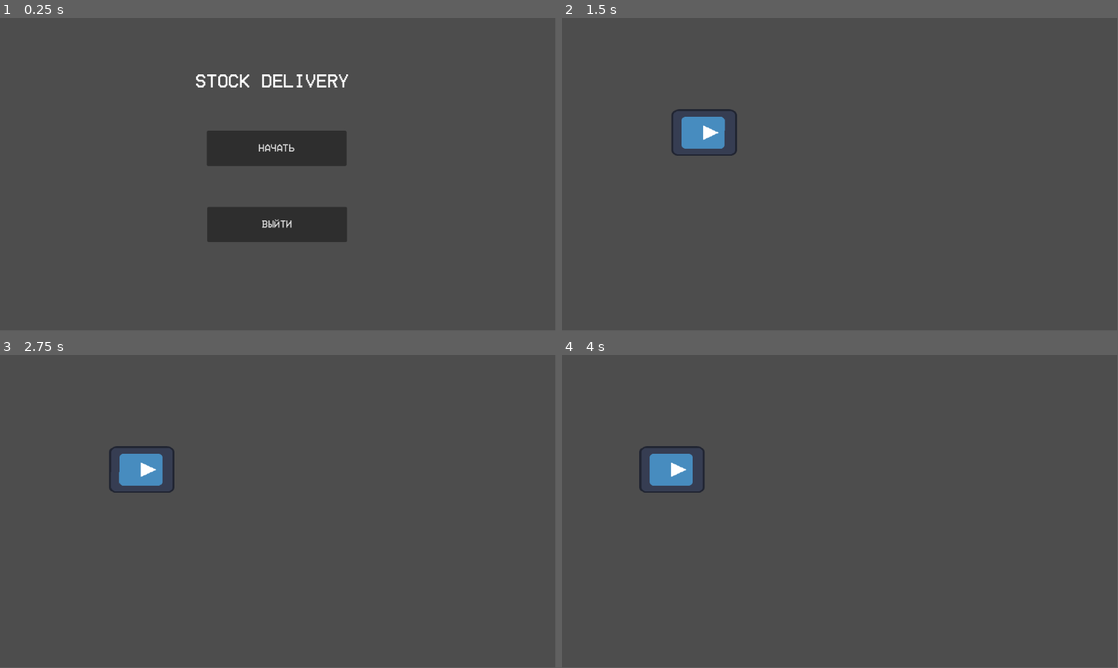
Above: before the commit, frames 1-4 (two rows, left to right).
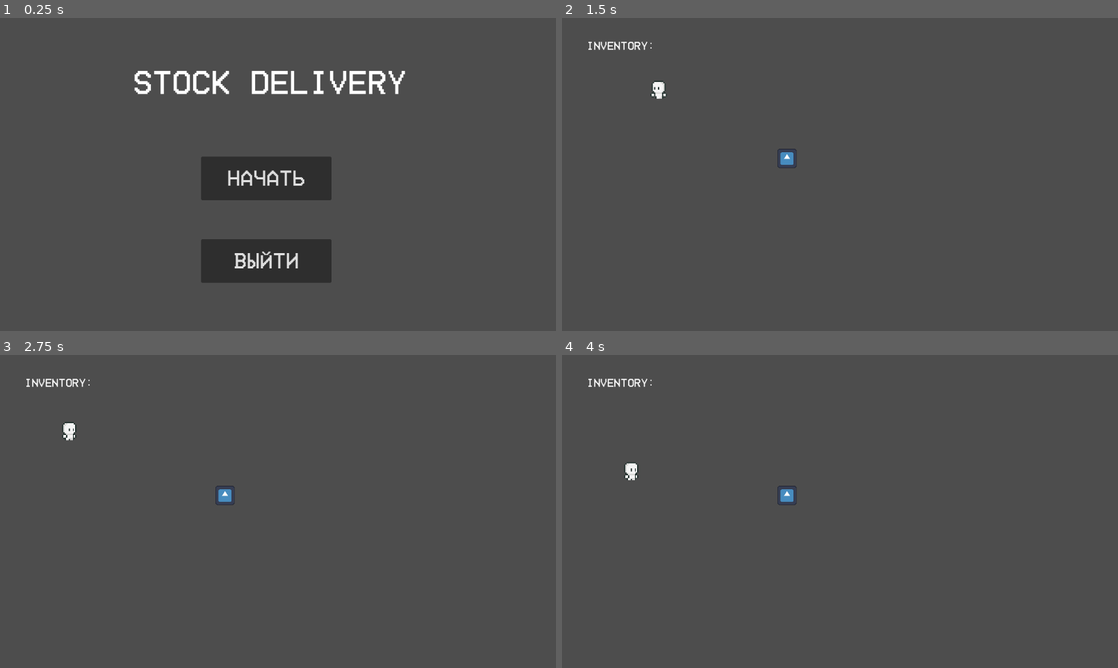
Above: after the commit, the same moments.

Repository: forniiq/stock-delivery
Game: Godot game, scene res://Scene/main_menu.tscn
Two runs of this game, one before a commit and one after it. Both use one fixed random seed, a clock stepped at 60 frames per second and the inputs below. The engine's default icon, where the game draws it, is replaced by a stand-in: a white triangle on a blue panel in a dark square.
Inputs:
- Up to frame 1 (0.25 s): no input
- Up to frame 2 (1.5 s): click "Начать" at 0.5 s; tap Enter at 1.25 s; hold A (A) from 1.28 s (still down)
- Up to frame 3 (2.75 s): tap D (D) at 1.55, 2.1 s; release A (A) at 2.03 s; tap S (S) at 2.3 s
- Up to frame 4 (4 s): tap Space at 2.75 s; hold S (S) 2.78-3.53 s; tap W (W) at 3.05, 3.6 s; tap Shift (shift) at 3.8 s
In our replay, the window is 799x449 before the commit and 800x450 after it. These sizes can differ from the game's own. Grey fills any space a smaller window leaves; there, only what the larger window draws over its background counts as a difference.

The runs differ from the first frame. In frame 1, 12% of the frame differs, in the area x 24-73%, y 16-85%; in frame 2, 1.4%; in frame 3, 1.4%; in frame 4, 1.4%.

Commit message:
Инвентарь

Diff:
--- a/Player/player_1/Player_1.gd
+++ b/Player/player_1/Player_1.gd
@@ -4,7 +4,12 @@
 @export var run_speed = 250
 @onready var anim = "idle_r"
 @onready var animate = $AnimatedSprite2D
+@export var inventory = ""
+@export var inventory_size = 1
 
+func _ready():
+	pass
+#Действия
 func get_input():
 	velocity = Vector2()
 	var input_direction = Input.get_vector("A","D","W","S")
@@ -14,18 +19,19 @@
 	else:
 		velocity = input_direction * speed
 
+#Анимации
 func animation():
 	if Input.is_action_pressed("shift"):
 		if velocity.length() == run_speed and Input.is_action_pressed("A"):
-				anim = "walk_l"
+				anim = "run_l"
 		if velocity.length() == run_speed and Input.is_action_pressed("D"):
-				anim = "walk_r"
+				anim = "run_r"
 		if velocity.length() == run_speed:
 			if Input.is_action_pressed("S") or Input.is_action_pressed("W"):
 				if anim == "walk_r" or anim == "idle_r" or anim == "run_r":
-						anim = "walk_r"
-				if anim == "walk_l" or anim == "idle_l":
-						anim = "walk_l"
+						anim = "run_r"
+				if anim == "walk_l" or anim == "idle_l" or anim == "run_l":
+						anim = "run_l"
 	else:
 		if velocity.length() == speed and Input.is_action_pressed("A"):
 				anim = "walk_l"
@@ -57,9 +63,14 @@
 	if anim == "run_l":
 		animate.play("run_l")
 
-	print(anim)
-
+#Физические процессы
 func _physics_process(_delta):
 	get_input()
 	move_and_slide()
 	animation()
+
+signal interact
+
+func _process(delta):
+	if Input.is_action_just_pressed("E"):
+		emit_signal("interact")
--- a/Player/player_1/Player_1.tscn
+++ b/Player/player_1/Player_1.tscn
@@ -321,28 +321,13 @@
 "speed": 5.0
 }]
 
-[sub_resource type="RectangleShape2D" id="RectangleShape2D_p143s"]
-size = Vector2(13, 14)
-
 [node name="Player_1" type="CharacterBody2D"]
 script = ExtResource("1_mmvxh")
-speed = null
-run_speed = null
 
 [node name="CollisionShape2D" type="CollisionShape2D" parent="."]
-visible = false
 position = Vector2(0.5, 0)
 shape = SubResource("RectangleShape2D_41rhv")
 
 [node name="AnimatedSprite2D" type="AnimatedSprite2D" parent="."]
 sprite_frames = SubResource("SpriteFrames_uvviq")
 animation = &"run_l"
-
-[node name="InteractionAreaPlayer" type="Area2D" parent="."]
-
-[node name="CollisionShape2D" type="CollisionShape2D" parent="InteractionAreaPlayer"]
-position = Vector2(0.5, 0)
-shape = SubResource("RectangleShape2D_p143s")
-
-[connection signal="body_entered" from="InteractionAreaPlayer" to="." method="on_vehicle_area_entered"]
-[connection signal="body_exited" from="InteractionAreaPlayer" to="." method="on_vehicle_area_exited"]
--- a/Player/vehicle/vehicle.tscn
+++ b/Player/vehicle/vehicle.tscn
@@ -25,7 +25,6 @@
 [node name="InteractionArea" type="Area2D" parent="."]
 
 [node name="CollisionShape2D" type="CollisionShape2D" parent="InteractionArea"]
-position = Vector2(0, 1)
 shape = SubResource("RectangleShape2D_jn6dl")
 
 [connection signal="body_entered" from="InteractionArea" to="." method="_on_interaction_area_body_entered"]
--- /dev/null
+++ b/Scene/Label.gd
@@ -0,0 +1,4 @@
+extends Label
+
+func _process(delta):
+	text = "Inventory: " + str($"../Player_1".inventory)
--- a/Scene/main_menu.tscn
+++ b/Scene/main_menu.tscn
@@ -4,33 +4,34 @@
 [ext_resource type="FontFile" uid="uid://bm7e7aaxlijxw" path="res://HomeVideo-Regular.otf" id="2_eroi1"]
 
 [node name="Main_menu" type="Node2D"]
+position = Vector2(-59, -17)
 script = ExtResource("1_ok1js")
 
 [node name="Game_name" type="Label" parent="."]
-offset_left = 405.0
-offset_top = 113.0
-offset_right = 748.0
-offset_bottom = 195.0
+offset_left = 365.0
+offset_top = 132.0
+offset_right = 995.0
+offset_bottom = 200.0
 theme_override_fonts/font = ExtResource("2_eroi1")
-theme_override_font_sizes/font_size = 38
+theme_override_font_sizes/font_size = 75
 text = "Stock delivery"
 
 [node name="Start" type="Button" parent="."]
-offset_left = 429.0
-offset_top = 234.0
-offset_right = 719.0
-offset_bottom = 307.0
+offset_left = 522.0
+offset_top = 336.0
+offset_right = 822.0
+offset_bottom = 436.0
 theme_override_fonts/font = ExtResource("2_eroi1")
-theme_override_font_sizes/font_size = 21
+theme_override_font_sizes/font_size = 50
 text = "Начать"
 
 [node name="Exit" type="Button" parent="."]
-offset_left = 430.0
-offset_top = 392.0
-offset_right = 720.0
-offset_bottom = 465.0
+offset_left = 522.0
+offset_top = 526.0
+offset_right = 822.0
+offset_bottom = 626.0
 theme_override_fonts/font = ExtResource("2_eroi1")
-theme_override_font_sizes/font_size = 21
+theme_override_font_sizes/font_size = 50
 text = "Выйти"
 
 [connection signal="pressed" from="Start" to="." method="_on_start_pressed"]
--- a/Scene/world.tscn
+++ b/Scene/world.tscn
@@ -1,8 +1,25 @@
-[gd_scene load_steps=2 format=3 uid="uid://cuuxld8lqi268"]
+[gd_scene load_steps=5 format=3 uid="uid://cuuxld8lqi268"]
 
-[ext_resource type="PackedScene" uid="uid://n5n27ens0s3i" path="res://Player/vehicle/vehicle.tscn" id="1_64ynu"]
+[ext_resource type="PackedScene" uid="uid://biftqseycapea" path="res://Player/player_1/Player_1.tscn" id="1_tk5dl"]
+[ext_resource type="PackedScene" uid="uid://blx5ibyd34ivk" path="res://assets/box/box.tscn" id="2_6m0j1"]
+[ext_resource type="FontFile" uid="uid://bm7e7aaxlijxw" path="res://HomeVideo-Regular.otf" id="3_6iwdf"]
+[ext_resource type="Script" path="res://Scene/Label.gd" id="4_q73tb"]
 
 [node name="World" type="Node2D"]
 
-[node name="CharacterBody2D" parent="." instance=ExtResource("1_64ynu")]
-position = Vector2(295, 238)
+[node name="Label" type="Label" parent="."]
+offset_left = 57.0
+offset_top = 52.0
+offset_right = 211.0
+offset_bottom = 79.0
+theme_override_fonts/font = ExtResource("3_6iwdf")
+theme_override_font_sizes/font_size = 26
+text = "Inventory"
+script = ExtResource("4_q73tb")
+
+[node name="box" parent="." instance=ExtResource("2_6m0j1")]
+position = Vector2(518, 323)
+
+[node name="Player_1" parent="." instance=ExtResource("1_tk5dl")]
+position = Vector2(251, 165)
+scale = Vector2(3, 3)
--- /dev/null
+++ b/assets/box/box.gd
@@ -0,0 +1,9 @@
+extends Area2D
+
+func _on_Box_body_entered(body):
+	if body.name == "Player_1":
+		body.connect("interact", Callable(self, "_on_interact"))
+
+# Функция для обработки взаимодействия
+func _on_interact():
+	queue_free()
--- /dev/null
+++ b/assets/box/box.tscn
@@ -0,0 +1,20 @@
+[gd_scene load_steps=4 format=3 uid="uid://blx5ibyd34ivk"]
+
+[ext_resource type="Texture2D" uid="uid://dsjadgaarwcm2" path="res://Player/vehicle/icon.svg" id="1_2gmn6"]
+[ext_resource type="Script" path="res://assets/box/box.gd" id="1_eiok0"]
+
+[sub_resource type="RectangleShape2D" id="RectangleShape2D_if0hq"]
+size = Vector2(44, 44)
+
+[node name="box" type="Area2D"]
+script = ExtResource("1_eiok0")
+
+[node name="Sprite2D" type="Sprite2D" parent="."]
+position = Vector2(-3.8147e-06, -3.8147e-06)
+scale = Vector2(0.34375, 0.34375)
+texture = ExtResource("1_2gmn6")
+
+[node name="CollisionShape2D" type="CollisionShape2D" parent="."]
+shape = SubResource("RectangleShape2D_if0hq")
+
+[connection signal="body_entered" from="." to="." method="_on_Box_body_entered"]
--- a/project.godot
+++ b/project.godot
@@ -14,6 +14,17 @@
 run/main_scene="res://Scene/main_menu.tscn"
 config/features=PackedStringArray("4.2", "Forward Plus")
 config/icon="res://icon.svg"
+
+[autoload]
+
+Signals="*res://signals.gd"
+
+[display]
+
+window/size/viewport_width=1280
+window/size/viewport_height=720
+window/stretch/mode="viewport"
+window/stretch/aspect="ignore"
 
 [input]
 
@@ -42,6 +53,20 @@
 "events": [Object(InputEventKey,"resource_local_to_scene":false,"resource_name":"","device":-1,"window_id":0,"alt_press …(182 unchanged characters)…
 ]
 }
+E={
+"deadzone": 0.5,
+"events": [Object(InputEventKey,"resource_local_to_scene":false,"resource_name":"","device":-1,"window_id":0,"alt_pressed":false,"shift_pressed":false,"ctrl_pressed":false,"meta_pressed":false,"pressed":false,"keycode":0,"physical_keycode":69,"key_label":0,"unicode":101,"echo":false,"script":null)
+]
+}
+
+[layer_names]
+
+2d_render/layer_1="world"
+2d_render/layer_2="player"
+2d_render/layer_3="item"
+2d_physics/layer_1="World"
+2d_physics/layer_2="Player"
+2d_physics/layer_3="Item"
 
 [rendering]
 
--- /dev/null
+++ b/signals.gd
@@ -0,0 +1 @@
+extends Node
Not shown: 1 places in Player/player_1/Player_1.tscn that only renumber resources
